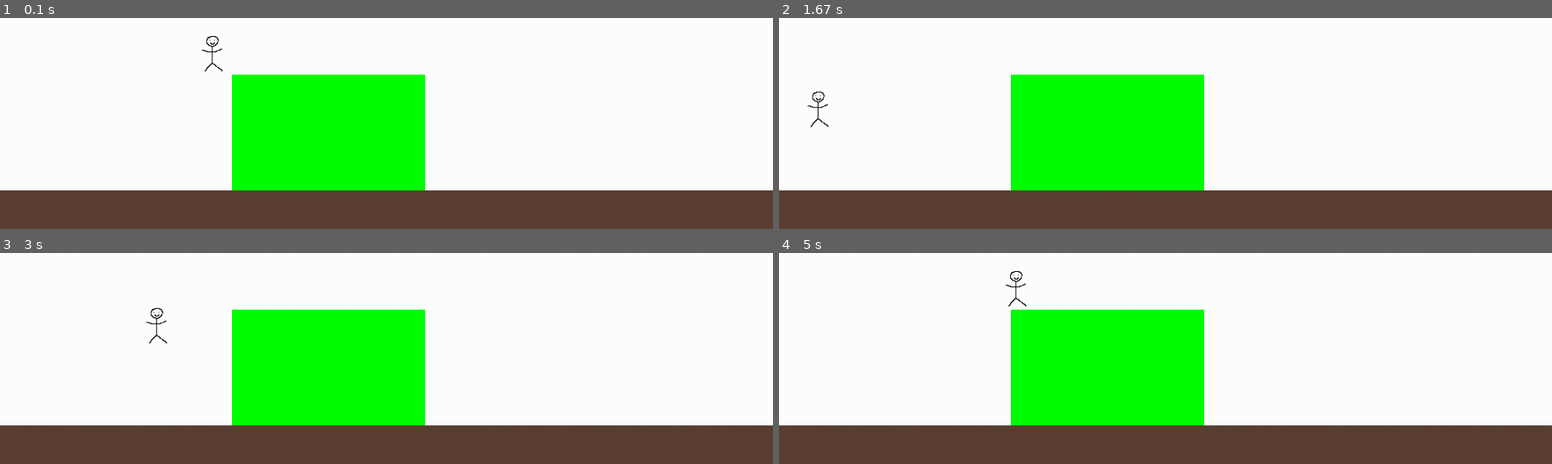
Above: before the commit, frames 1-4 (two rows, left to right).
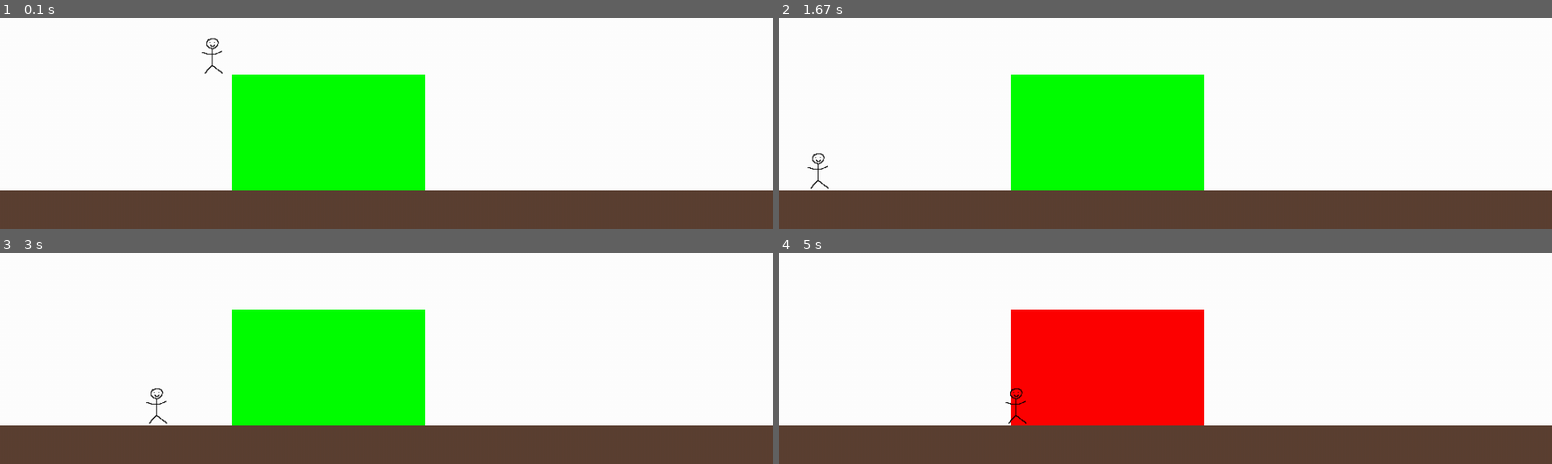
Above: after the commit, the same moments.

Repository: KDO1T/Return-To-Sender
Game: pygame game, started from main.py
The game is run twice, just before and just after one commit, with the same random seed, the same clock (stepped at 60 frames per second) and the same inputs.
Inputs:
- Up to frame 1 (0.1 s): no input
- Up to frame 2 (1.67 s): hold A 0.33-0.87 s; hold S 0.9-1.2 s; hold A 1.23-1.63 s
- Up to frame 3 (3 s): hold W 1.67-2.03 s; hold D 2.07-2.7 s; hold S from 2.73 s (still down)
- Up to frame 4 (5 s): release S at 3.1 s; hold A 3.13-3.6 s; hold D 3.63-4.1 s; hold W 4.13-4.43 s; hold D 4.47-4.93 s; hold A from 4.97 s (still down)

The runs differ from the first frame. In frame 1, 0.2% of the frame differs, in the area x 26-29%, y 8-27%; in frame 2, 0.2%; in frame 3, 0.2%; in frame 4, 14%, in the area x 29-55%, y 8-82%.

Commit message:
removed left and right collision for the floor because it would interact with the player and teleport them into the floor then eventually out of the map, got the gravity system actually working, and cleaned up some code

Diff:
--- a/main.py
+++ b/main.py
@@ -30,13 +30,6 @@
          pygame.Rect(800, window_size[1]-50, 200,50 ),pygame.Rect(1000, window_size[1]-50, 200,50 ) ]
 
 
-# *-- FLOOR OBJECT--*
-# floor_object = [window_size[0], 50] # width x height
-# floor_location = [0, window_size[1]-floor_object[1]]
-# floor_rect = pygame.Rect(floor_location[0], floor_location[1], floor_object[0], floor_object[1])
-
-
-
 
 
 
@@ -45,8 +38,6 @@
 running = True
 while running:
 
-    x_movement = 0
-    y_movement = 0
 
        # *--INPUT DETECTION--*
     for event in pygame.event.get(): #just detects if any 'events' occur
@@ -80,22 +71,42 @@
             if event.key == pygame.K_a: #let go of A (left)
                 moving_left = False
 
+
+    player_movement = [0,0]
+
+
+     # *--PLAYER GRAVITY--*
+    player_movement[1] = player_y_momentum
+
+
+    player_y_momentum += 0.2
+    if player_y_momentum > 6:
+        player_y_momentum = 6
+
+    player_rect.y += player_movement[1]
+
      # *--PLAYER MOVEMENT--*
-    if moving_up == True:
-        y_movement= -4
-        player_rect.y += y_movement
+    # if moving_up == True:
+    #     player_movement[1]= -4
+    #     player_rect.y += player_movement[1]
 
-    if moving_down == True:
-        y_movement= 4
-        player_rect.y += y_movement
+    # if moving_down == True:
+    #     player_movement[1]= 4
+    #     player_rect.y += player_movement[1]
 
     if moving_right == True:
-        x_movement= 4
-        player_rect.x += x_movement
+        player_movement[0]= 4
+        player_rect.x += player_movement[0]
 
     if moving_left == True:
-        x_movement= -4
-        player_rect.x += x_movement
+        player_movement[0]= -4
+        player_rect.x += player_movement[0]
+
+
+
+
+
+
 
 
 
@@ -105,40 +116,33 @@
     # *--TILE COLLISIONS--*
 
 
+        # *-- HORIZONTAL COLLISIONS --*
+    # for tile in tiles:
+    #     if player_rect.colliderect(tile):
+
+    #         if player_movement[0] > 0:
+    #             player_rect.right = tile.left
+
+    #         if player_movement[0] < 0:
+    #             player_rect.left = tile.right
+
+
+    #  ^^if i turn this on it bugs the whole game out
+
+        # *-- VERTICAL COLLISIONS --*
     for tile in tiles:
         if player_rect.colliderect(tile):
 
-                if x_movement > 0:
-                    player_rect.right = tile.left
+            if player_movement[1] > 0:
+                player_rect.bottom = tile.top
+                player_y_momentum = 0 # <-- basically tells the game that i can stop falling now
 
-                if x_movement < 0:
-                    player_rect.left = tile.right
+            if player_movement[1] < 0:
+                player_rect.top = tile.bottom
+                player_y_momentum = 0 # <-- same with this
 
 
 
-    for tile in tiles:
-        if player_rect.colliderect(tile):
-
-                if y_movement > 0:
-                    player_rect.bottom = tile.top
-
-                if y_movement < 0:
-                    player_rect.top = tile.bottom
-
-
-
-
-
-
-
-
-    # *--PLAYER GRAVITY--*
-    # if player_location[1] > window_size[1]-50:
-    #     player_y_momentum += 0.2
-    # else:
-    #     player_y_momentum = 0
-
-    # player_location[1] += player_y_momentum
 
 
 
@@ -157,7 +161,7 @@
         pygame.draw.rect(screen, (92, 64, 51), tile)
 
 
-    screen.blit(player_sprite, player_rect) #draws the player onto the screen with its corresponding location
+    screen.blit(player_sprite, player_rect) #draws the player onto the location of its hitbox*
 
     pygame.display.update() #updates the screen
     clock.tick(60) #ensures framerate is consistently 60fps
